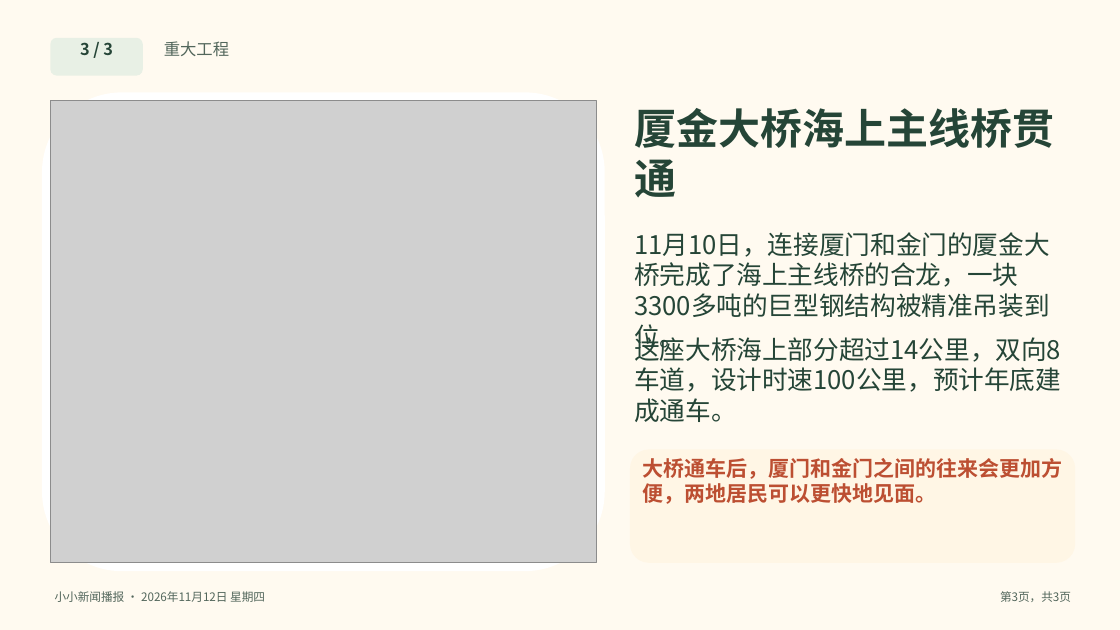
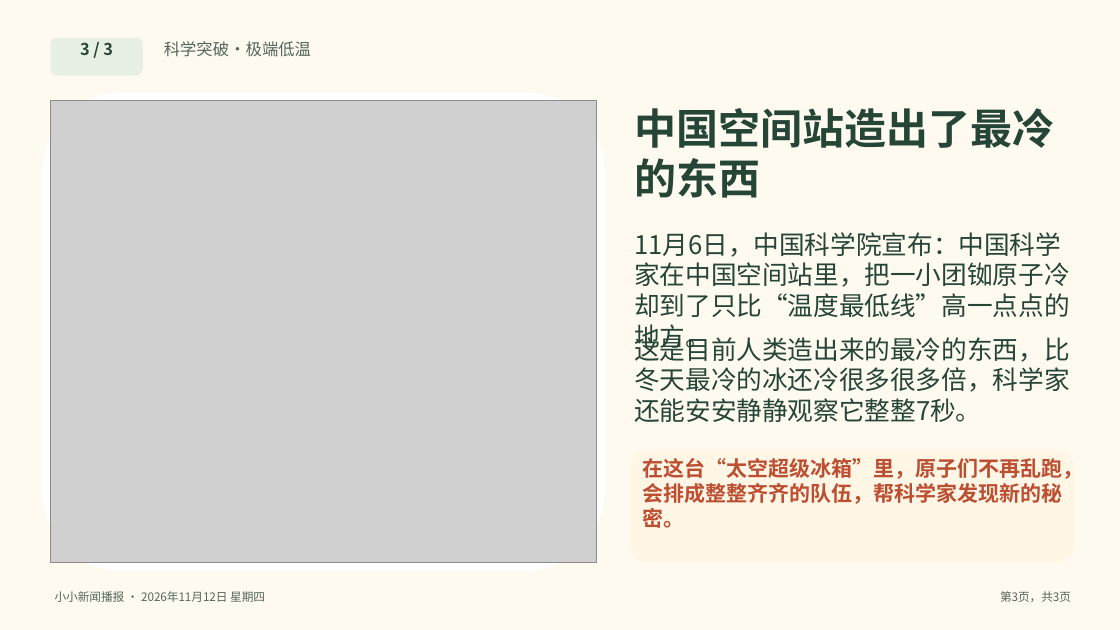
Before and after one commit to solomonhe-hgx/daily-news, a slide deck: slide 3 of daily-news/2026-11-12/今日新闻-2026-11-12.pptx. Drawn at 1120x630 pixels with LibreOffice and Linux fonts; fonts in the diff are those of the drawing; grey boxes stand for pictures. Boxes give left, top, right and bottom in pixels: in the first picture for what was removed or moved away, otherwise in the second. Text is boxed around its words. In the diff, an @@ line names an element or a change of style, - is before the commit and + after.

```diff
--- a/daily-news/2026-11-12/今日新闻-2026-11-12.pptx
+++ b/daily-news/2026-11-12/今日新闻-2026-11-12.pptx
@@ text at [164, 41, 311, 57]: text changed @@
-重大工程
+科学突破·极端低温
@@ text at [634, 108, 1054, 198]: text changed @@
-厦金大桥海上主线桥贯通
+中国空间站造出了最冷的东西
@@ text at [634, 232, 1070, 317]: text changed @@
-11月10日，连接厦门和金门的厦金大桥完成了海上主线桥的合龙，一块3300多吨的巨型钢结构被精准吊装到位。
+11月6日，中国科学院宣布：中国科学家在中国空间站里，把一小团铷原子冷却到了只比“温度最低线”高一点点的地方。
@@ text at [634, 332, 1070, 422]: text changed @@
-这座大桥海上部分超过14公里，双向8车道，设计时速100公里，预计年底建成通车。
+这是目前人类造出来的最冷的东西，比冬天最冷的冰还冷很多很多倍，科学家还能安安静静观察它整整7秒。
@@ text at [643, 458, 1084, 528]: text changed @@
-大桥通车后，厦门和金门之间的往来会更加方便，两地居民可以更快地见面。
+在这台“太空超级冰箱”里，原子们不再乱跑，会排成整整齐齐的队伍，帮科学家发现新的秘密。
```
Also in this commit, not shown: 5 other files.
